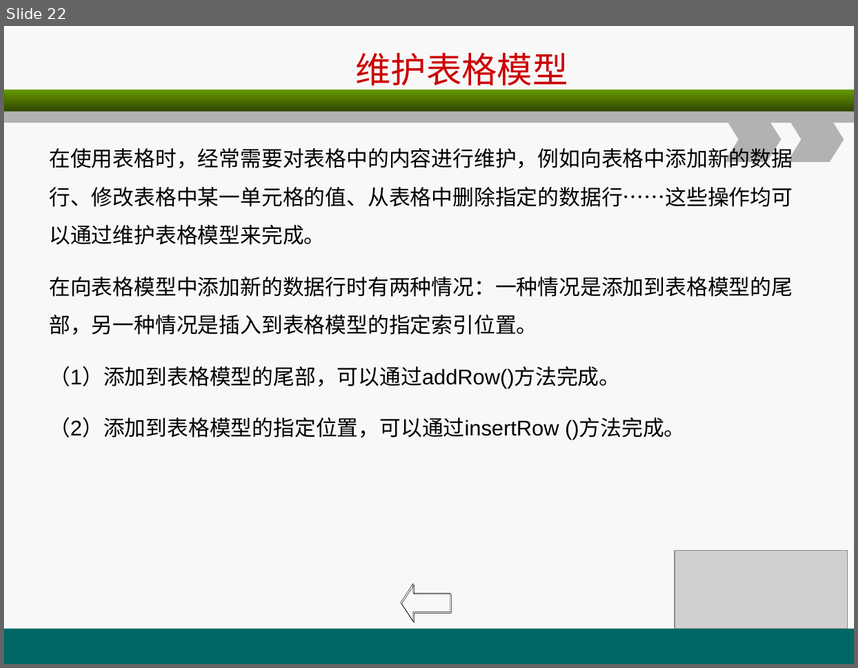
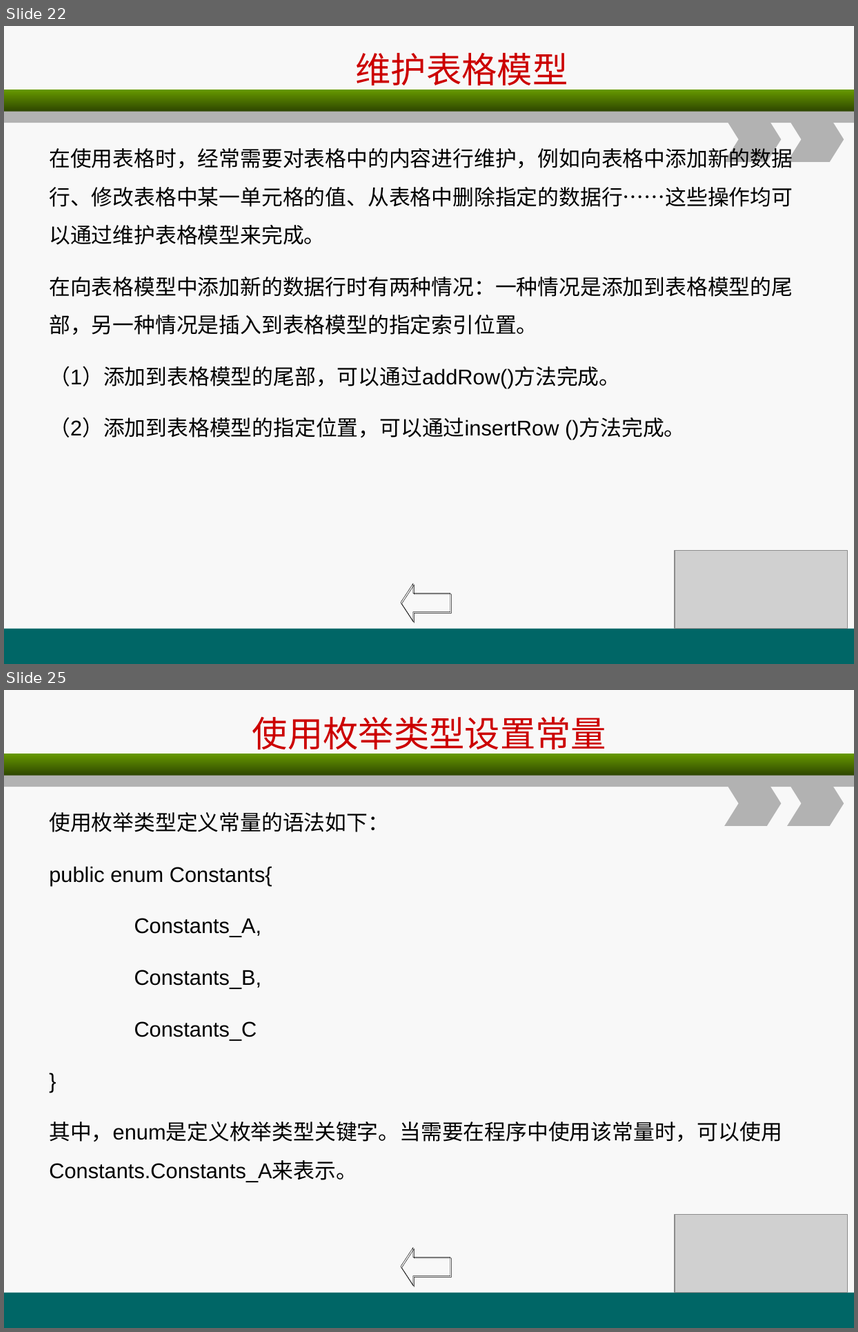
Before and after one commit to christwei/gitDoc, a slide deck: 课件/环宇/javaSE进阶/B1.ppt. Shown one above the other, each under a label of ours: slide 22 before the commit, slides 22 and 25 after it; the slides between them are not shown. The pictures are 858x668 and 858x1332 pixels, drawn with LibreOffice and Linux fonts; fonts in the diff are those of the drawing; grey boxes stand for pictures. Boxes give left, top, right and bottom in pixels: in the first picture for what was removed or moved away, otherwise in the second. Text is boxed around its words. In the diff, an @@ line names an element or a change of style, - is before the commit and + after.

```diff
--- a/课件/环宇/javaSE进阶/B1.ppt
+++ b/课件/环宇/javaSE进阶/B1.ppt
@@ slide 25 added at [4,690,854,1328], background #F8F8F8; not listed: 5 template elements that a slide beside it also shows @@
@@ title added at [252,716,606,756], 30 pt, text #CC0000 @@
+使用枚举类型设置常量
@@ text added at [49,812,782,1181], 18 pt, text #000000 @@
+使用枚举类型定义常量的语法如下：
+public enum Constants{
+Constants_A,
+Constants_B,
+Constants_C
+}
+其中，enum是定义枚举类型关键字。当需要在程序中使用该常量时，可以使用Constants.Constants_A来表示。
@@ picture added at [675,1214,848,1292] @@
@@ left arrow added at [401,1248,450,1285], outline #000000 0.26 pt @@
```
Also in this commit, not shown: 1 slide changed, 20 other slides added, 17 other files.
